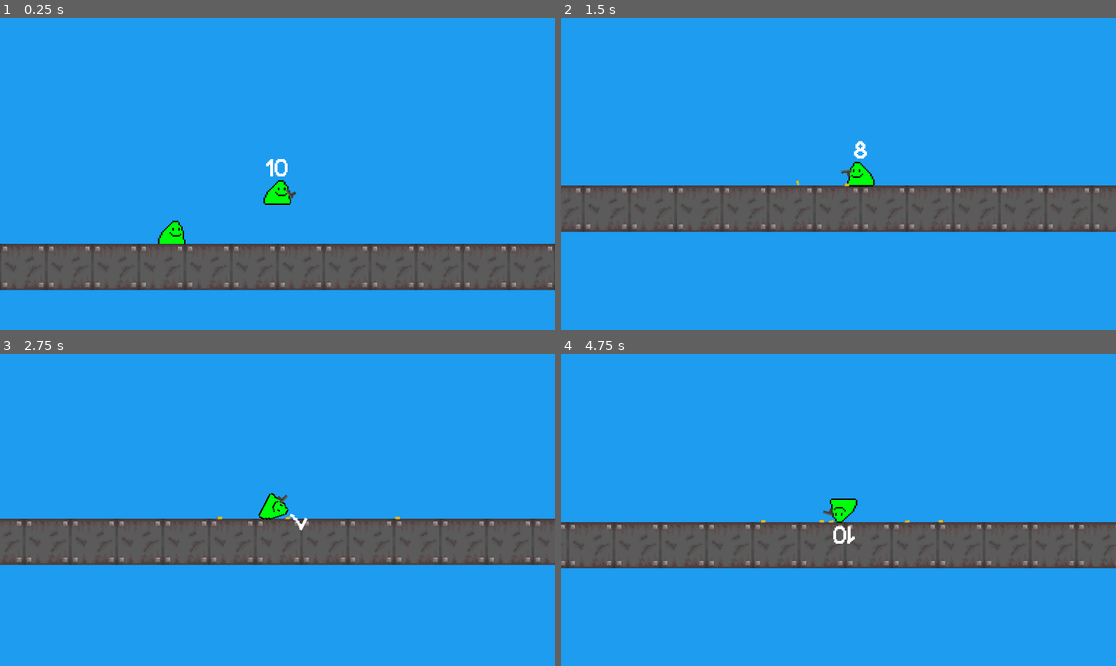
Above: before the commit, frames 1-4 (two rows, left to right).
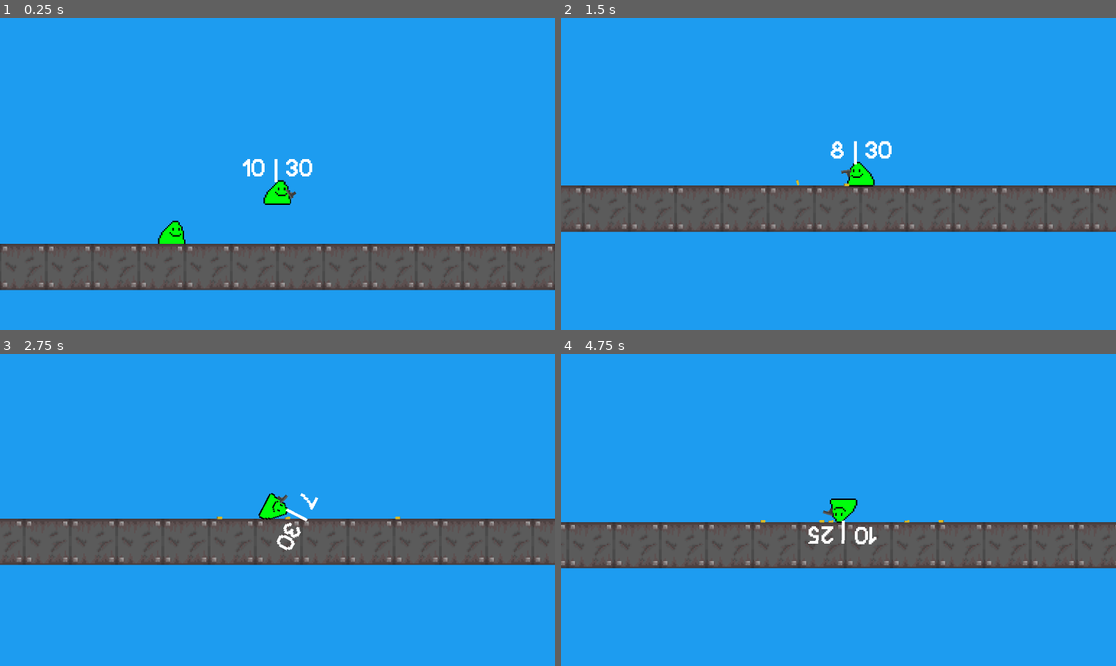
Above: after the commit, the same moments.

Repository: a0fefd/blobs-with-guns-remastered
Game: Godot game, scene res://scenes/levels/world.tscn
Same seed, same stepped clock (60 frames per second), same inputs: the game is played once before the commit and once after it.
Inputs (mouse positions are in pixels of both pictures, inside the frame that each line leads up to):
- Up to frame 1 (0.25 s): no input
- Up to frame 2 (1.5 s): move the mouse to (960, 158) at 0.52 s; click (960, 158) at 0.6 s; move the mouse to (727, 189) at 1.27 s; click (727, 189) at 1.35 s
- Up to frame 3 (2.75 s): move the mouse to (333, 441) at 2.02 s; click (333, 441) at 2.1 s
- Up to frame 4 (4.75 s): move the mouse to (810, 572) at 2.77 s; click (810, 572) at 2.85 s; move the mouse to (1005, 556) at 3.52 s; click (1005, 556) at 3.6 s; tap R (reload) at 4.15 s; move the mouse to (672, 463) at 4.27 s; click (672, 463) at 4.35 s

The runs differ from the first frame. In frame 1, 0.4% of the frame differs, in the area x 43-57%, y 45-53%; in frame 2, 0.3%; in frame 3, 0.3%; in frame 4, 0.4%.

Commit message:
Add limited ammo

Diff:
--- a/scripts/gun.gd
+++ b/scripts/gun.gd
@@ -7,6 +7,7 @@
 @export var shell_spin: float = 1
 @export var inaccuracy: int = 5
 @export var mag_size: int = 10
+@export var ammo: int = 30
 @export var eject_force := Vector2(0, -10000)
 @export var rounds_per_second: float = 10
 @export var shell: PackedScene = preload("res://scenes/guns/shell.tscn")
@@ -83,4 +84,9 @@
 func _on_animation_player_animation_finished(anim_name):
 	if anim_name == "reload":
 		reloading = false
-		ammo_in_mag = mag_size
+		if ammo >= mag_size:
+			ammo -= (mag_size - ammo_in_mag)
+			ammo_in_mag = mag_size
+		else:
+			ammo = 0
+			ammo_in_mag = ammo
--- a/scripts/player.gd
+++ b/scripts/player.gd
@@ -22,7 +22,7 @@
 	elif sprite.scale.x != 1 and abs(rad_to_deg(get_angle_to(get_global_mouse_position()))) < 90:
 		flip()
 
-	ammo_label.text = str(equipped_gun.ammo_in_mag)
+	ammo_label.text = str(equipped_gun.ammo_in_mag) + " | " + str(equipped_gun.ammo)
 
 
 func add_gun(gun_to_add):
